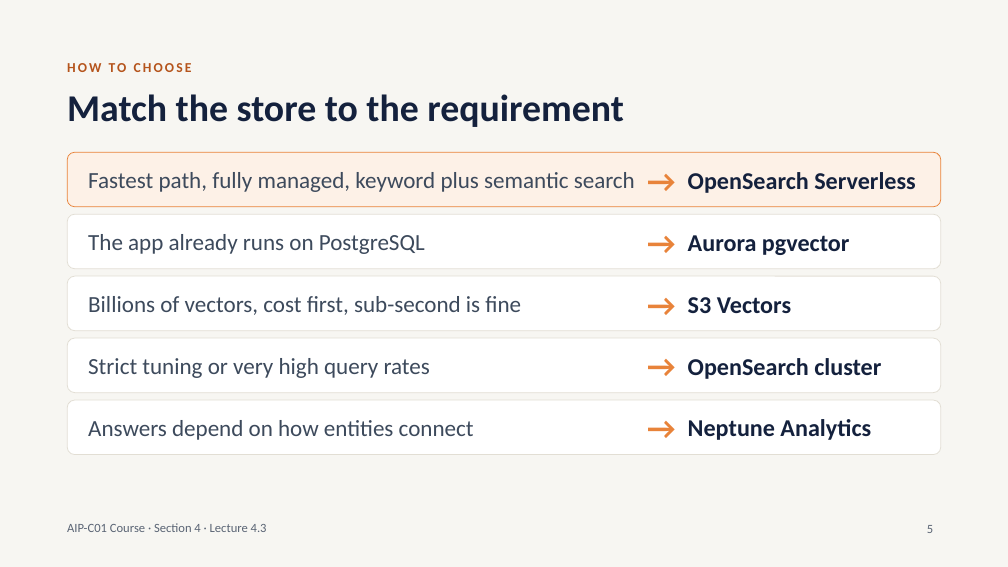
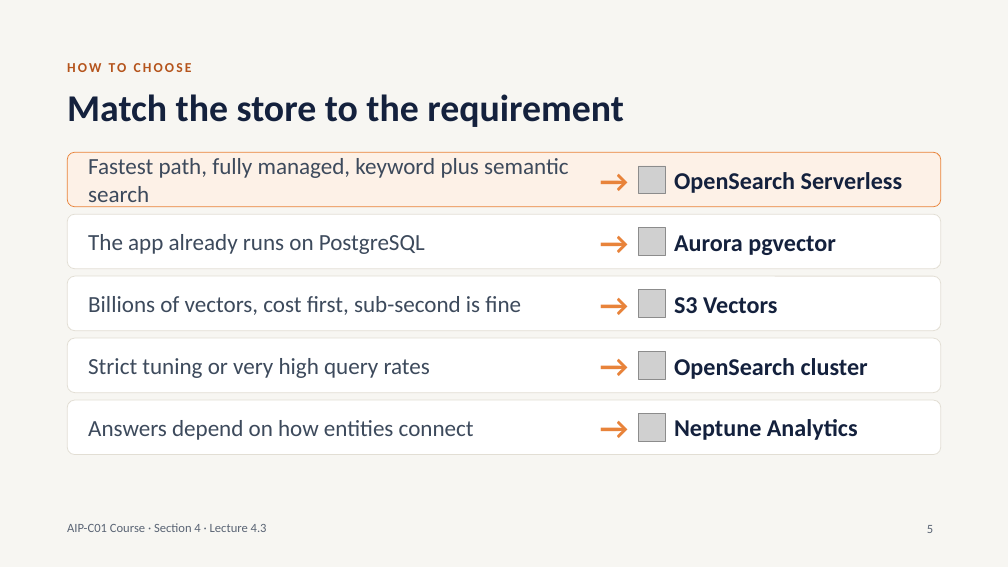
Before and after one commit to telberrak/aws-ai-developer, a slide deck: slide 5 of V2/slides/lecture-4.3.pptx. Drawn at 1008x567 pixels with LibreOffice and Linux fonts; fonts in the diff are those of the drawing; grey boxes stand for pictures. Boxes give left, top, right and bottom in pixels: in the first picture for what was removed or moved away, otherwise in the second. Text is boxed around its words. In the diff, an @@ line names an element or a change of style, - is before the commit and + after.

```diff
--- a/V2/slides/lecture-4.3.pptx
+++ b/V2/slides/lecture-4.3.pptx
@@ text "Fastest path, fully managed, keyword ..." rewrapped from [88, 172, 635, 192] to [88, 158, 568, 207] @@
@@ picture added at [638, 166, 665, 193] @@
@@ text "OpenSearch Serverless": place and size @@
-text "OpenSearch Serverless" at [688, 172, 916, 193]
+text "OpenSearch Serverless" at [674, 172, 903, 193]
@@ picture added at [638, 228, 665, 255] @@
@@ text "Aurora pgvector": place and size @@
-text "Aurora pgvector" at [688, 235, 850, 255]
+text "Aurora pgvector" at [674, 235, 836, 255]
@@ picture added at [638, 290, 665, 317] @@
@@ text "S3 Vectors": place and size @@
-text "S3 Vectors" at [688, 297, 791, 313]
+text "S3 Vectors" at [674, 297, 777, 313]
@@ picture added at [638, 352, 665, 379] @@
@@ text "OpenSearch cluster": place and size @@
-text "OpenSearch cluster" at [688, 358, 881, 379]
+text "OpenSearch cluster" at [674, 358, 868, 379]
@@ 5 texts: place and size @@
-5 texts at [646, 152, 678, 454]
+5 texts at [599, 152, 631, 454]
@@ picture added at [638, 414, 665, 441] @@
@@ text "Neptune Analytics": place and size @@
-text "Neptune Analytics" at [688, 419, 871, 440]
+text "Neptune Analytics" at [674, 419, 858, 440]
```
Also in this commit, not shown: 3 other slides changed, 23 other files.
